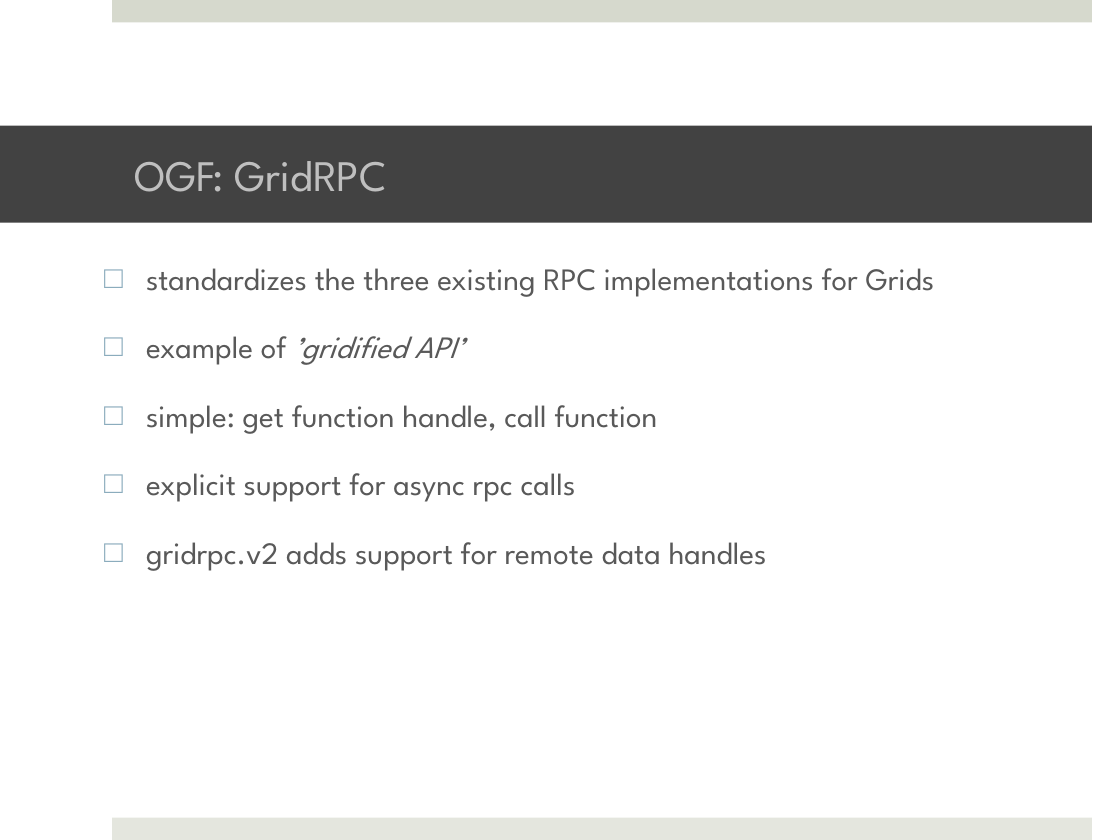
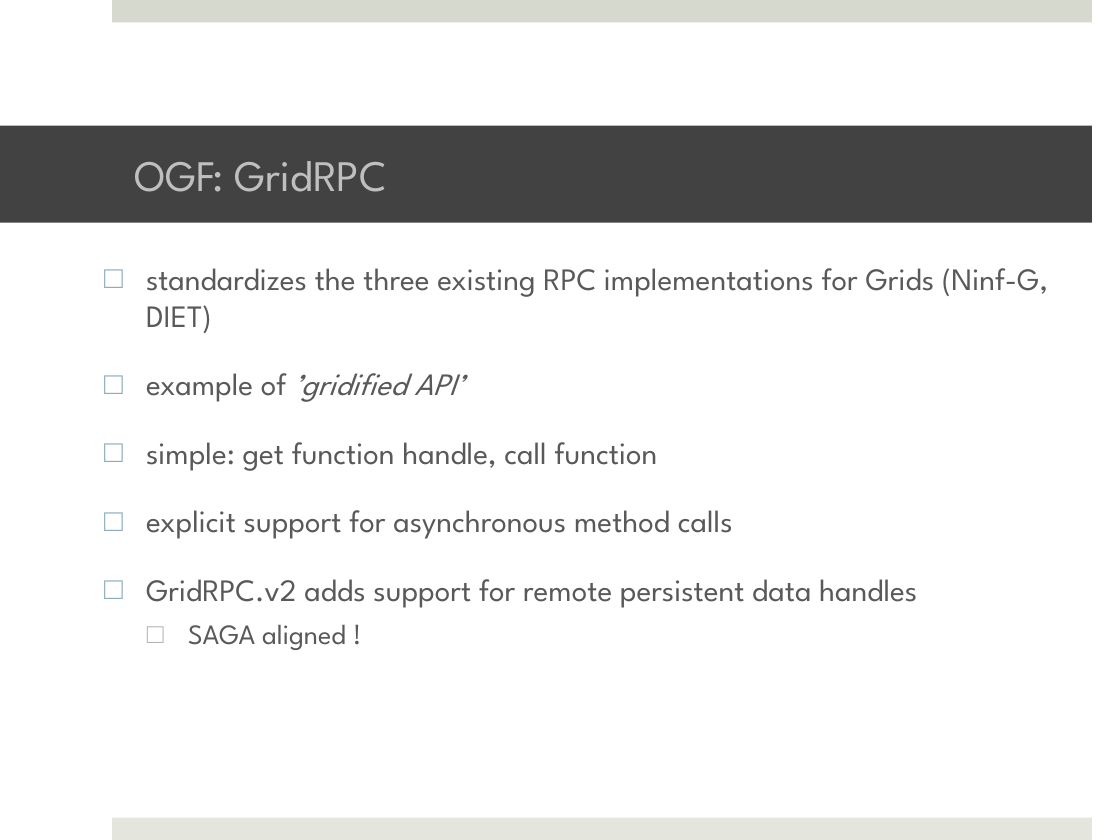
Before and after one commit to saga-project/saga-cpp-legacy-projects, a slide deck: slide 9 of tutorial/EGI-2011/02_api3.pptx. Drawn at 1120x840 pixels with LibreOffice and Linux fonts; fonts in the diff are those of the drawing; background and template pictures are left out. Boxes give left, top, right and bottom in pixels: in the first picture for what was removed or moved away, otherwise in the second. Text is boxed around its words. In the diff, an @@ line names an element or a change of style, - is before the commit and + after.

```diff
--- a/tutorial/EGI-2011/02_api3.pptx
+++ b/tutorial/EGI-2011/02_api3.pptx
@@ text at <box>146,268,1048,333</box>: text changed @@
-□ standardizes the three existing RPC implementations for Grids
+□ standardizes the three existing RPC implementations for Grids (Ninf-G, DIET)
@@ text at <box>146,510,917,650</box>: text changed @@
-□ explicit support for async rpc calls
-□ gridrpc.v2 adds support for remote data handles
+□ explicit support for asynchronous method calls
+□ GridRPC.v2 adds support for remote persistent data handles
+  □ SAGA aligned !
```
Also in this commit, not shown: 8 other slides changed, 1 slide removed, 4 other files.
